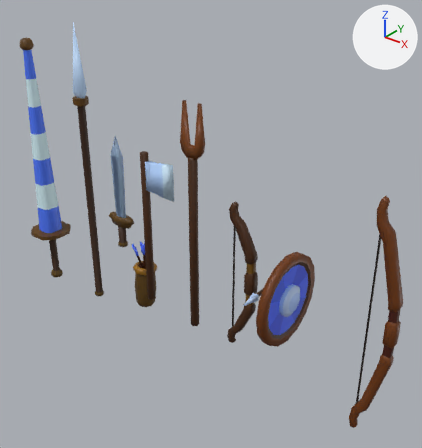
One commit to the FBX model Assets/Models/Equipments.fbx: the scene before it, then after it.
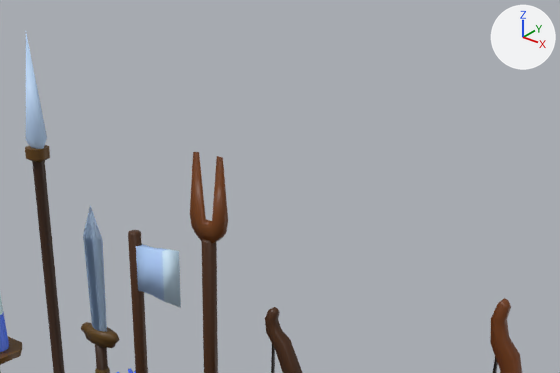
Old and new are each drawn whole from a 50 mm camera at (1.82, -2.04, 2.04) aimed at (0.13, 0.07, 0.73) and again close up on the part from 13% to 100% of the width and 0% to 55% of the height. Lighting does not change. The marker at upper right points along +X, +Y and +Z. The last two pictures show the newer version. Where no turn or scale is listed for an object, it has been applied to the vertices.

In view in the first close-up: 'Bow', 'KnightSpear', 'Longbow', 'LumberAxe', 'PeasantFork', 'Spear', 'Sword'.
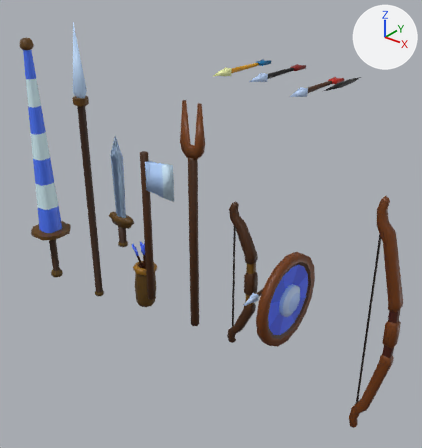
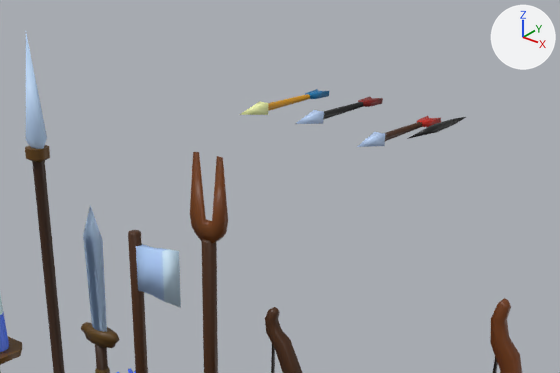
Where the newer file only moved an object's origin or applied its transform, the numbers keep the older frame.

What differs and where, as boxes [x1, y1, x2, y2] in the close-ups (560 x 373 px):
'Arrow_red', added: after [357, 116, 441, 147]
'Arrow_demonic', added: after [295, 96, 383, 124]
'Arrow_Gold', added: after [239, 89, 329, 115]
'Dart', added: after [407, 117, 466, 139]

Edits to the bpy script that builds the scene:
```text
Add me_cube_014:
    me_cube_014.from_pydata(...)  # 23 vertices, 42 faces; spans x -0.02..0.02, y -0.219..0.166, z -0.015..0.015
    me_cube_014.materials.append(mat_palette)  # picture img_colorpalettetexture_png
Add me_cube_015:
    me_cube_015.from_pydata(...)  # 10 vertices, 16 faces; spans x -0.007..0.007, y -0.19..0.123, z -0.008..0.008
    me_cube_015.materials.append(mat_palette)  # picture img_colorpalettetexture_png
Add me_cube_025:
    me_cube_025.from_pydata(...)  # 23 vertices, 42 faces; spans x -0.02..0.02, y -0.219..0.166, z -0.015..0.015
    me_cube_025.materials.append(mat_palette)  # picture img_colorpalettetexture_png
Add me_cube_016:
    me_cube_016.from_pydata(...)  # 23 vertices, 42 faces; spans x -0.02..0.02, y -0.219..0.166, z -0.015..0.015
    me_cube_016.materials.append(mat_palette)  # picture img_colorpalettetexture_png
Add ob_arrow_demonic:
    ob_arrow_demonic = bpy.data.objects.new('Arrow_demonic', me_cube_014)
    ob_arrow_demonic.location = (0.556, -0.017, 1.562)
Add ob_dart:
    ob_dart = bpy.data.objects.new('Dart', me_cube_015)
    ob_dart.location = (0.847, -0.017, 1.562)
Add ob_arrow_red:
    ob_arrow_red = bpy.data.objects.new('Arrow_red', me_cube_025)
    ob_arrow_red.location = (0.735, -0.017, 1.532)
Add ob_arrow_gold:
    ob_arrow_gold = bpy.data.objects.new('Arrow_Gold', me_cube_016)
    ob_arrow_gold.location = (0.383, -0.017, 1.562)
```
